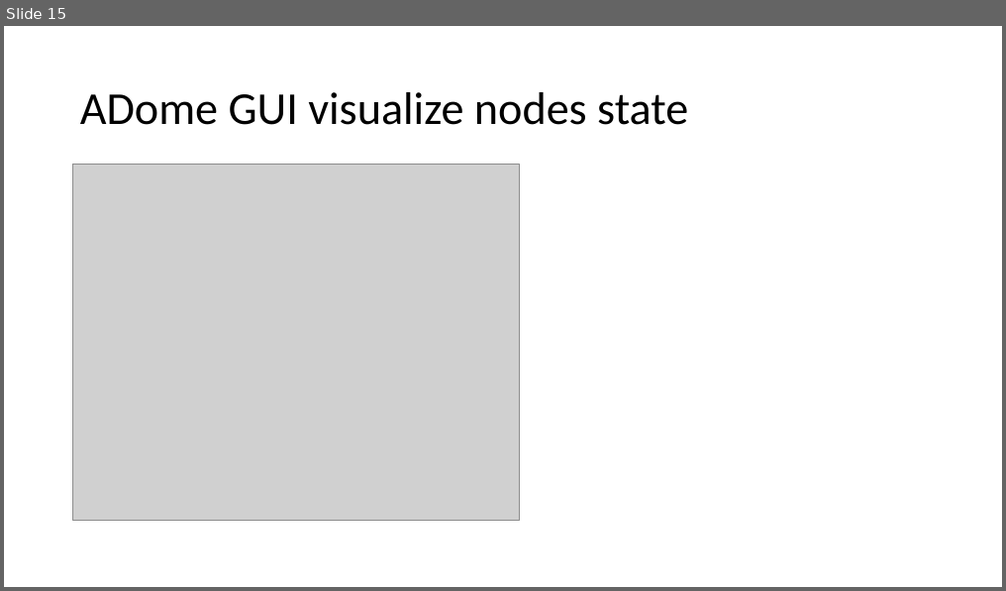
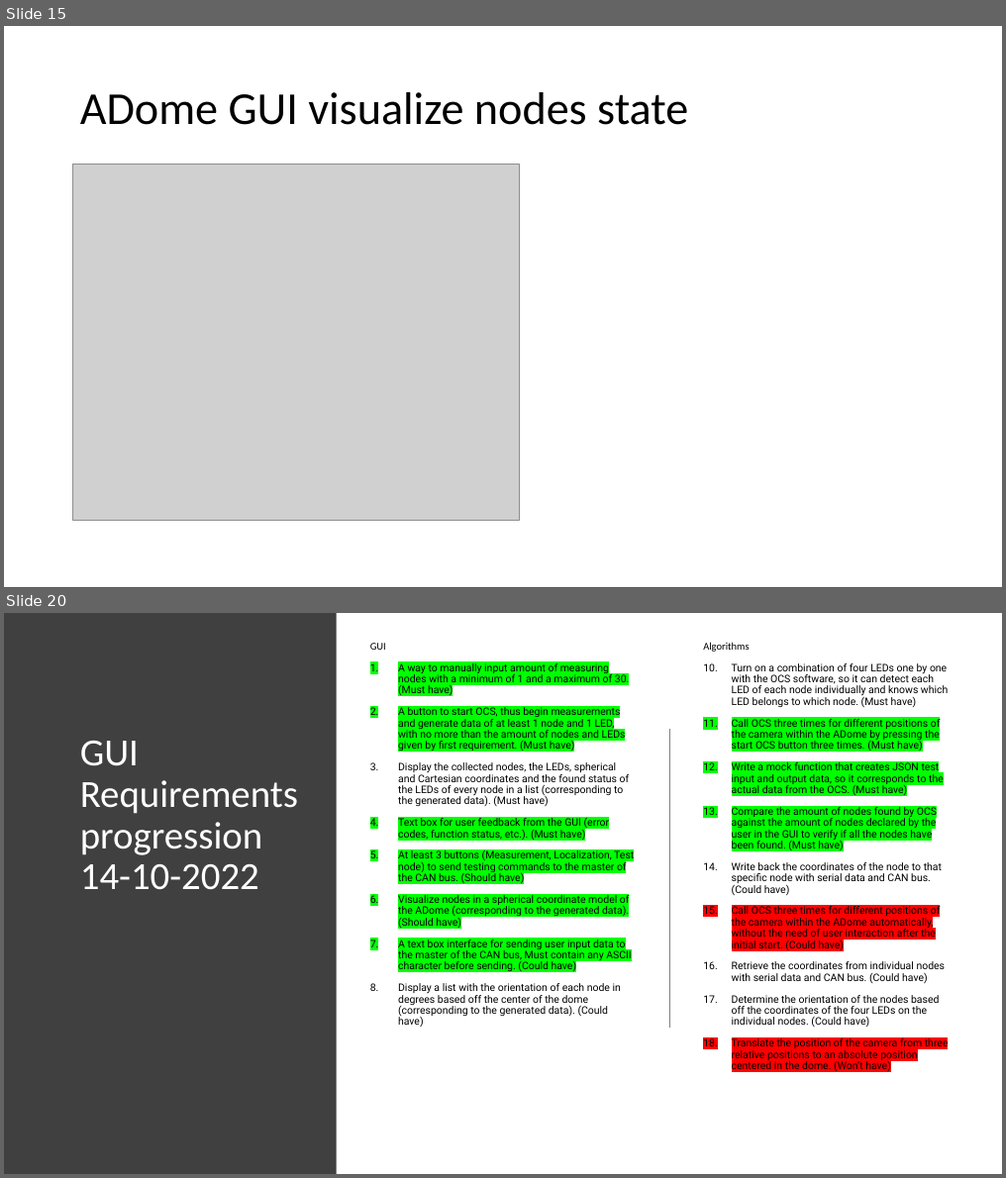
Before and after one commit to ADAALMAN/ADome-GUI, a slide deck: Progression/ADome GUI progression.pptx. Shown one above the other, each under a label of ours: slide 15 before the commit, slides 15 and 20 after it; the slides between them are not shown. The pictures are 1006x591 and 1006x1178 pixels, drawn with LibreOffice and Linux fonts; fonts in the diff are those of the drawing; grey boxes stand for pictures. Boxes give left, top, right and bottom in pixels: in the first picture for what was removed or moved away, otherwise in the second. Text is boxed around its words. In the diff, an @@ line names an element or a change of style, - is before the commit and + after.

```diff
--- a/Progression/ADome GUI progression.pptx
+++ b/Progression/ADome GUI progression.pptx
@@ slide 20 added at <box>4,613,1002,1174</box>, background #FFFFFF @@
@@ rectangle added at <box>4,613,337,1174</box>, fill #404040 @@
@@ text added at <box>703,642,948,1071</box>, 10 pt, text #000000 @@
+Algorithms
+10. Turn on a combination of four LEDs one by one with the OCS software, so it can detect each LED of each node individually and knows which LED belongs to which node. (Must have)
+11. Call OCS three times for different positions of the camera within the ADome by pressing the start OCS button three times. (Must have)
+12. Write a mock function that creates JSON test input and output data, so it corresponds to the actual data from the OCS. (Must have)
+13. Compare the amount of nodes found by OCS against the amount of nodes declared by the user in the GUI to verify if all the nodes have been found. (Must have)
+14. Write back the coordinates of the node to that specific node with serial data and CAN bus. (Could have)
+15. Call OCS three times for different positions of the camera within the ADome automatically, without the need of user interaction after the initial start. (Could have)
+16. Retrieve the coordinates from individual nodes with serial data and CAN bus. (Could have)
+17. Determine the orientation of the nodes based off the coordinates of the four LEDs on the individual nodes. (Could have)
+18. Translate the position of the camera from three relative positions to an absolute position centered in the dome. (Won’t have)
@@ text added at <box>370,643,634,1027</box>, 10 pt, text #000000 @@
+GUI
+1. A way to manually input amount of measuring nodes with a minimum of 1 and a maximum of 30. (Must have)
+2. A button to start OCS, thus begin measurements and generate data of at least 1 node and 1 LED, with no more than the amount of nodes and LEDs given by first requirement. (Must have)
+3. Display the collected nodes, the LEDs, spherical and Cartesian coordinates and the found status of the LEDs of every node in a list (corresponding to the generated data). (Must have)
+4. Text box for user feedback from the GUI (error codes, function status, etc.). (Must have)
+5. At least 3 buttons (Measurement, Localization, Test node) to send testing commands to the master of the CAN bus. (Should have)
+6. Visualize nodes in a spherical coordinate model of the ADome (corresponding to the generated data). (Should have)
+7. A text box interface for sending user input data to the master of the CAN bus, Must contain any ASCII character before sending. (Could have)
+8. Display a list with the orientation of each node in degrees based off the center of the dome (corresponding to the generated data). (Could have)
@@ line added from (669, 728) to (669, 1028), #808080 1 pt @@
@@ title added at <box>80,741,298,890</box>, 37 pt, text #FFFFFF @@
+GUI Requirements
+progression 14-10-2022
```
Also in this commit, not shown: 1 slide changed, 3 other slides added, 2 slides removed.
